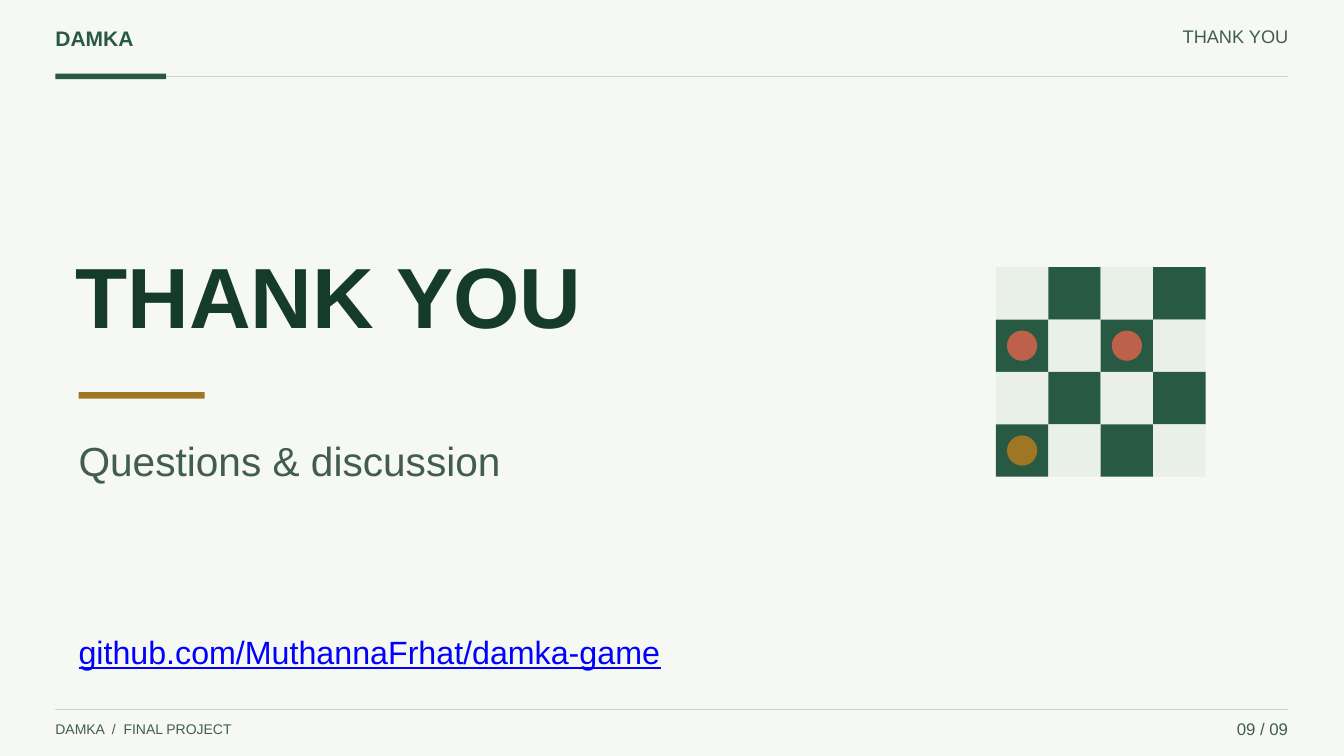
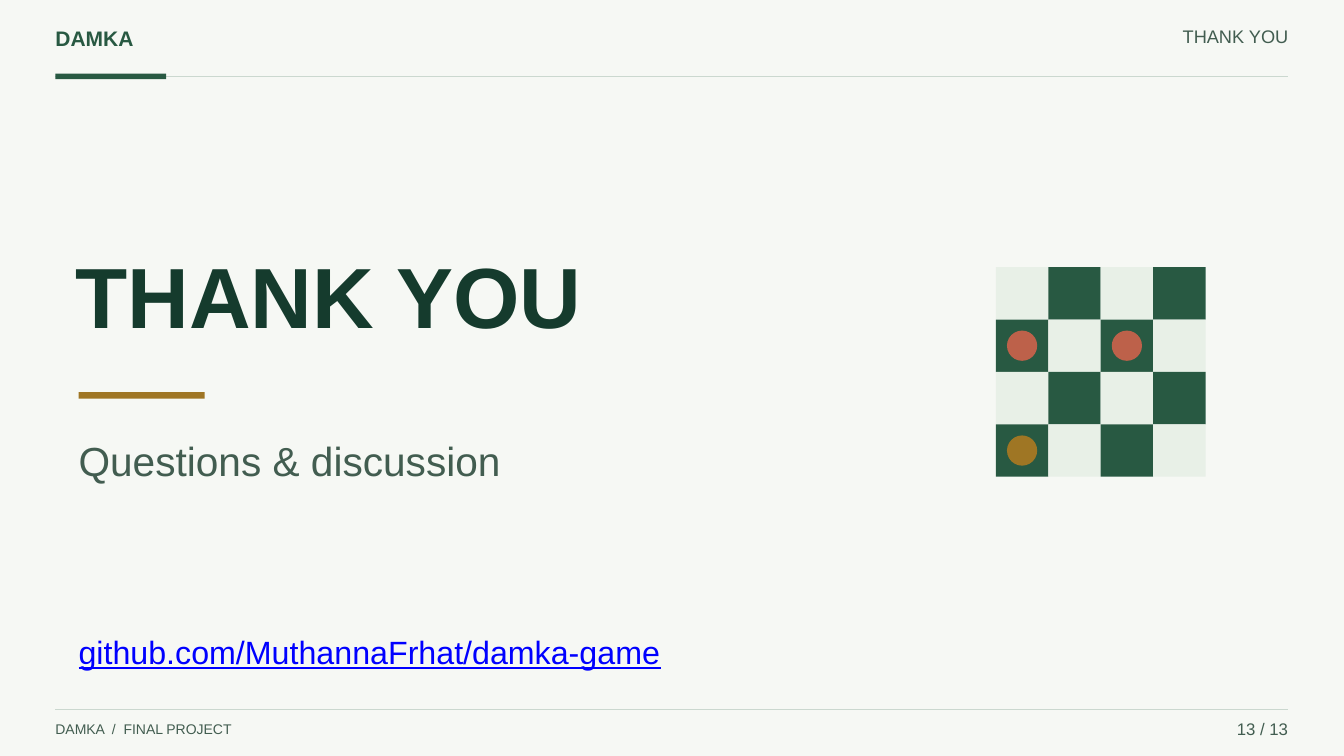
Before and after one commit to MuthannaFrhat/damka-game, a slide deck: slide 13 of docs/presentation/Damka_Presentation.pptx (slide 9 before the commit). Drawn at 1344x756 pixels with LibreOffice and Linux fonts; fonts in the diff are those of the drawing. Boxes give left, top, right and bottom in pixels: in the first picture for what was removed or moved away, otherwise in the second. Text is boxed around its words. In the diff, an @@ line names an element or a change of style, - is before the commit and + after.

```diff
--- a/docs/presentation/Damka_Presentation.pptx
+++ b/docs/presentation/Damka_Presentation.pptx
@@ text at (1237,723,1288,735): text changed @@
-09 / 09
+13 / 13
```
Also in this commit, not shown: 7 other slides changed, 5 slides added, 1 slide removed, 4 other files.
